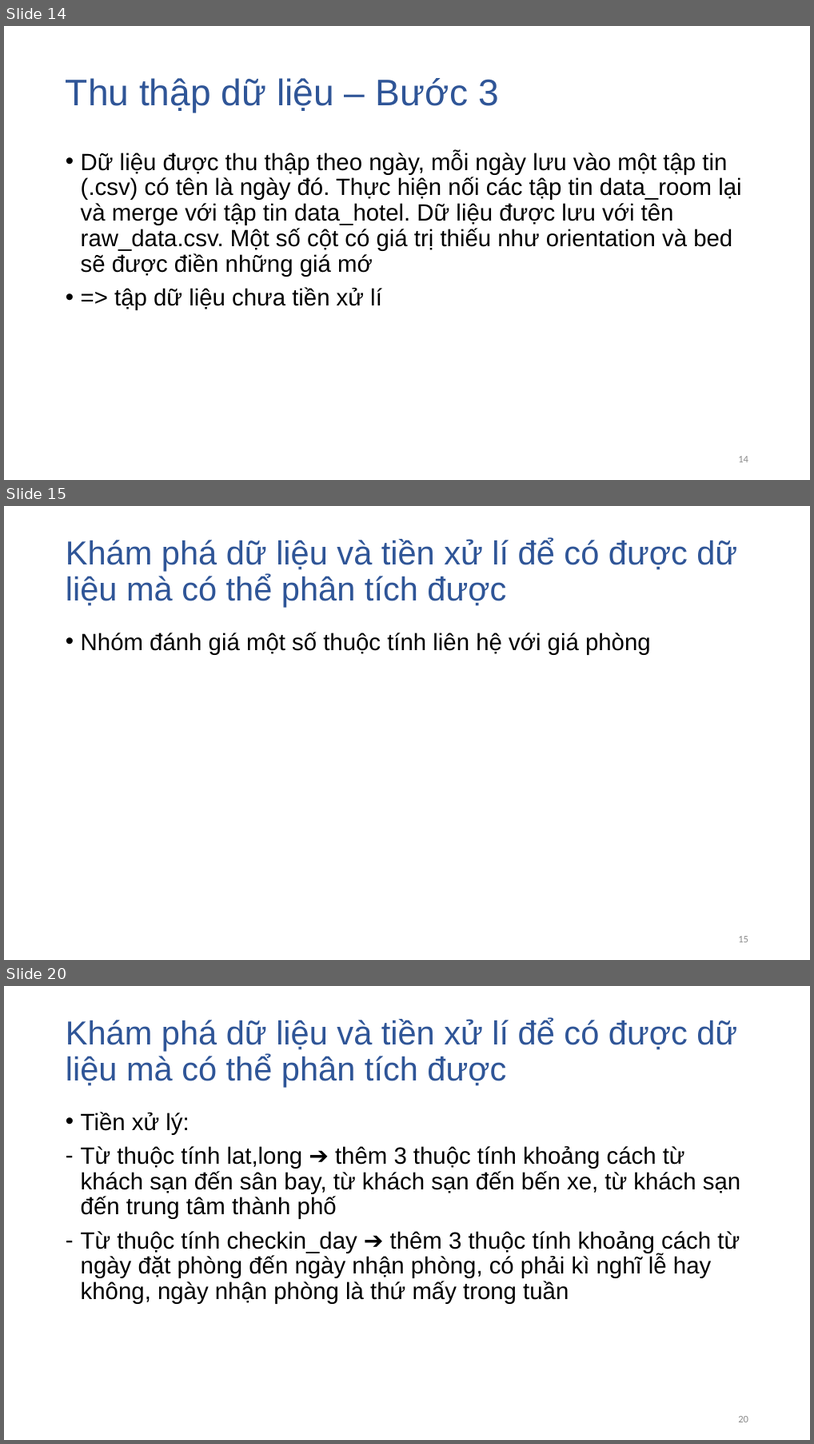
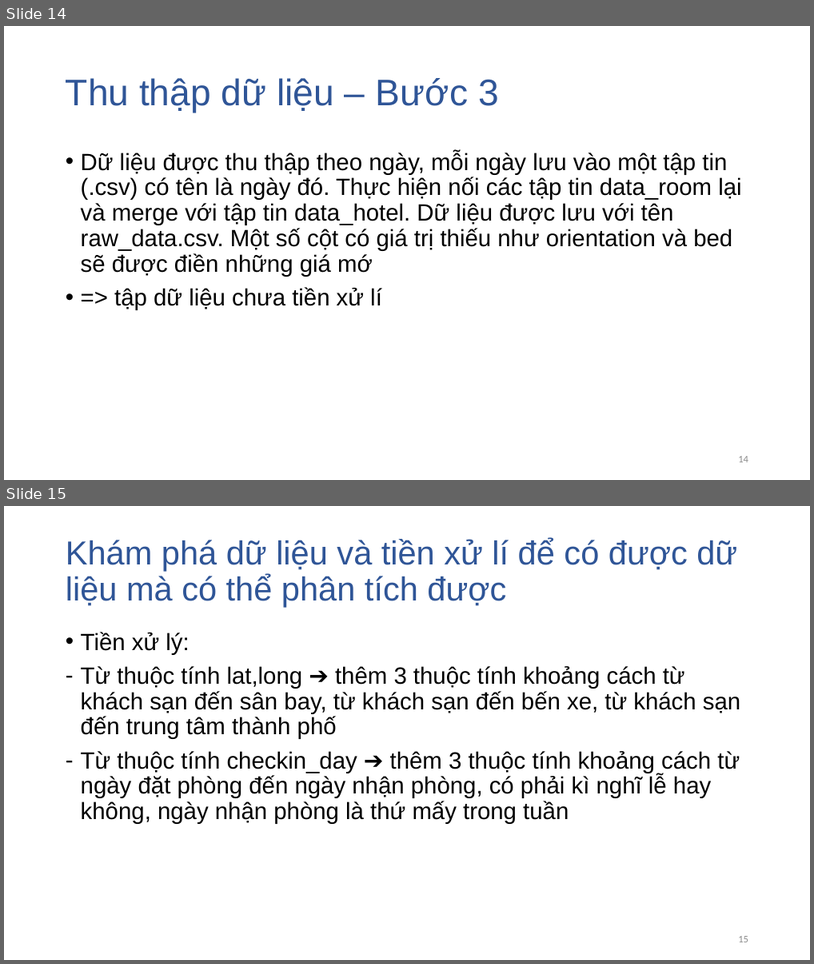
Before and after one commit to dtphat97/DataScienceFinal, a slide deck: Slide.pptx. Shown one above the other, each under a label of ours: slides 14, 15 and 20 before the commit, slides 14 and 15 after it; the slides between them are not shown. The pictures are 814x1444 and 814x964 pixels, drawn with LibreOffice and Linux fonts; fonts in the diff are those of the drawing. Boxes give left, top, right and bottom in pixels: in the first picture for what was removed or moved away, otherwise in the second. Text is boxed around its words. In the diff, an @@ line names an element or a change of style, - is before the commit and + after.

```diff
--- a/Slide.pptx
+++ b/Slide.pptx
@@ slide 15 removed at (4,506,810,960), background #FFFFFF @@
@@ title removed at (66,538,738,607) @@
-Khám phá dữ liệu và tiền xử lí để có được dữ liệu mà có thể phân tích được
@@ text removed at (81,632,651,655) @@
-• Nhóm đánh giá một số thuộc tính liên hệ với giá phòng
@@ page number removed at (738,936,749,942) @@
-15
@@ what was slide 20 is now slide 15 @@
@@ page number at (738,936,749,942): text changed @@
-20
+15
```
Also in this commit, not shown: 7 slides changed, 1 slide added, 5 other slides removed, 11 other files.
